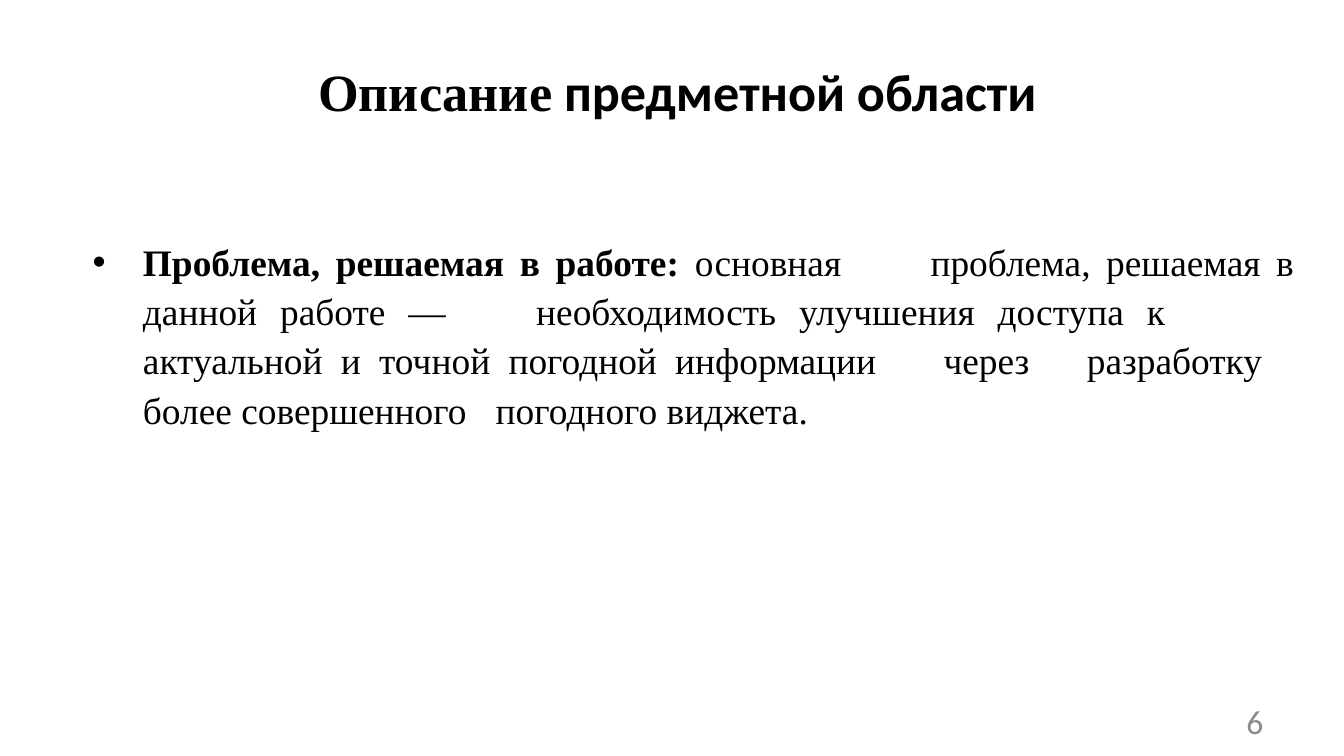
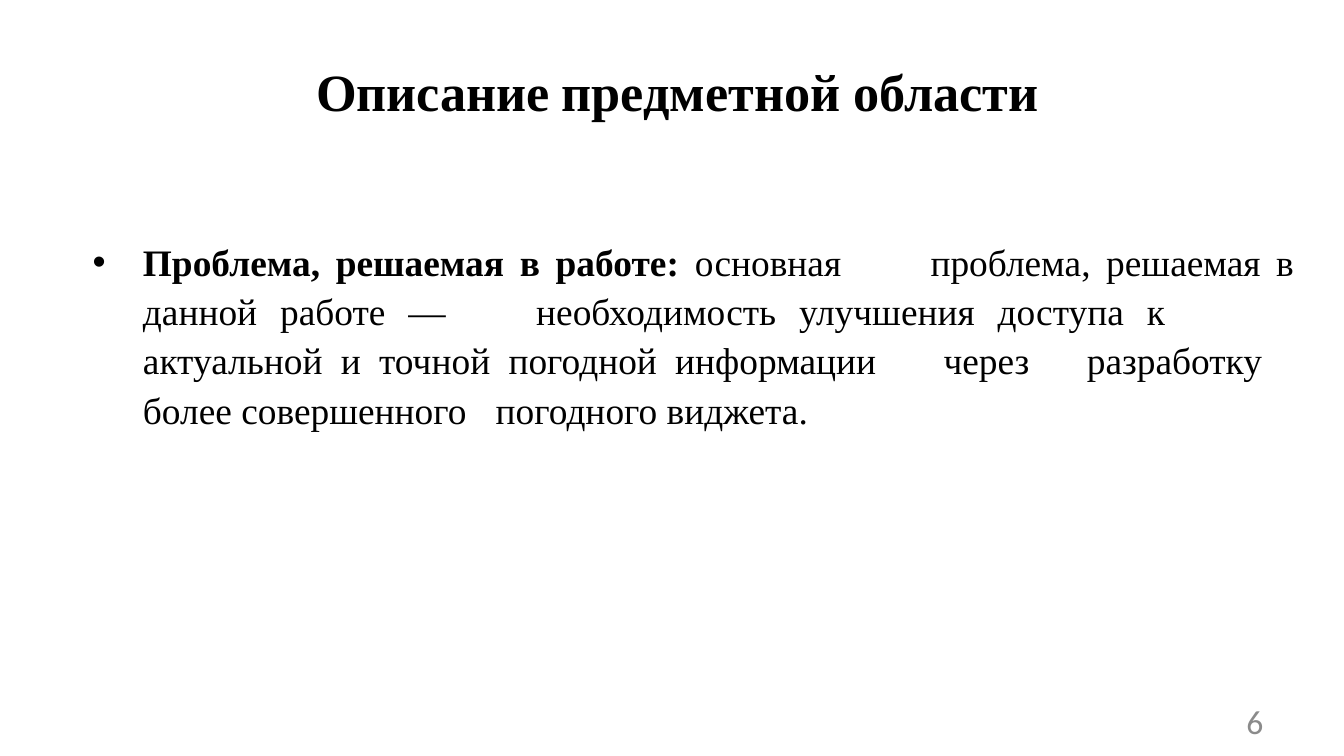
Before and after one commit to Mihei03/WEB-RGR, a slide deck: slide 6 of WEB-РГЗ.pptx. Drawn at 1344x756 pixels with LibreOffice and Linux fonts; fonts in the diff are those of the drawing. Boxes give left, top, right and bottom in pixels: in the first picture for what was removed or moved away, otherwise in the second. Text is boxed around its words. In the diff, an @@ line names an element or a change of style, - is before the commit and + after.

```diff
--- a/WEB-РГЗ.pptx
+++ b/WEB-РГЗ.pptx
@@ text "Описание предметной области" at box(316, 73, 1038, 122): font Calibri to Times New Roman in "предметной области" @@
```
Also in this commit, not shown: 3 other files.
